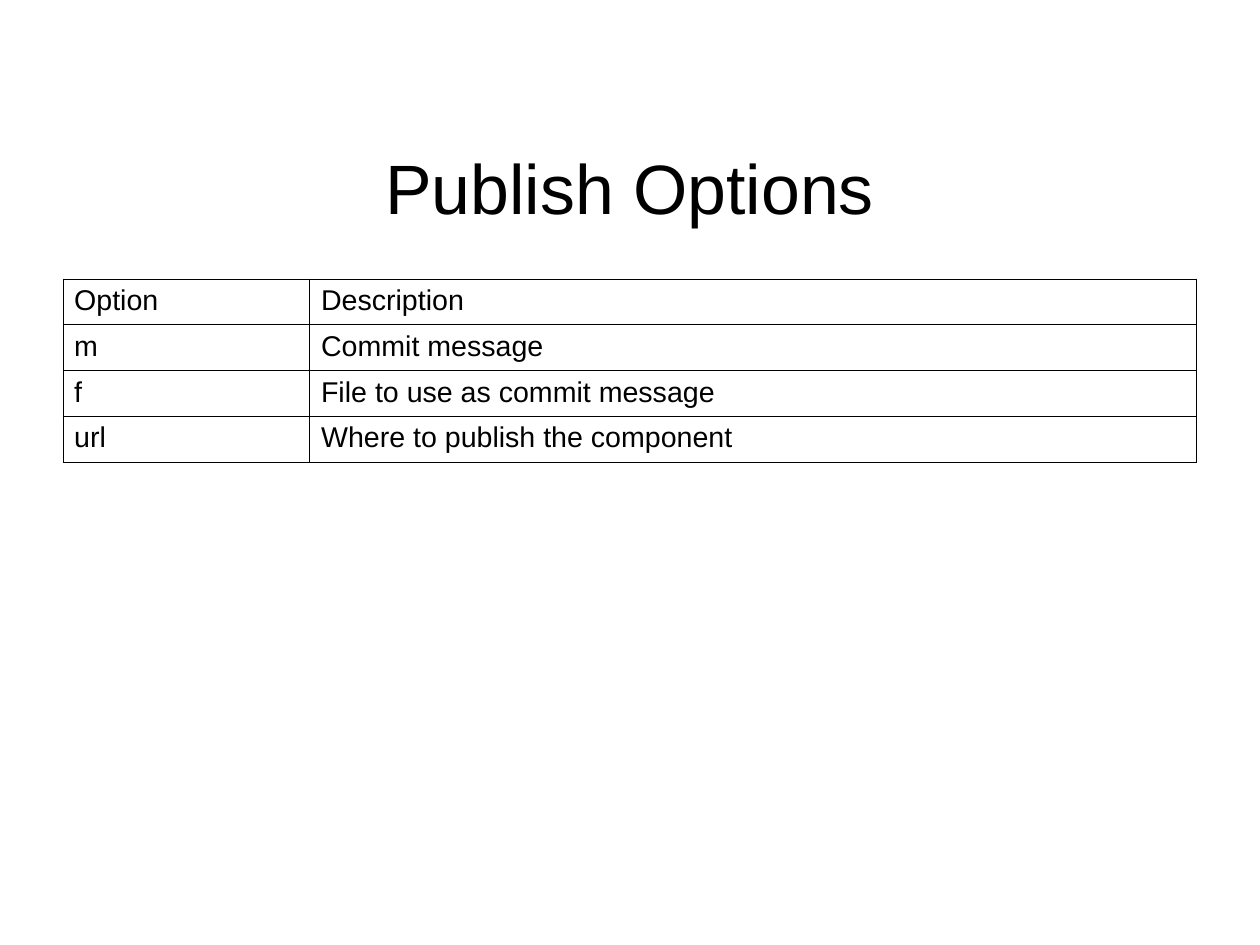
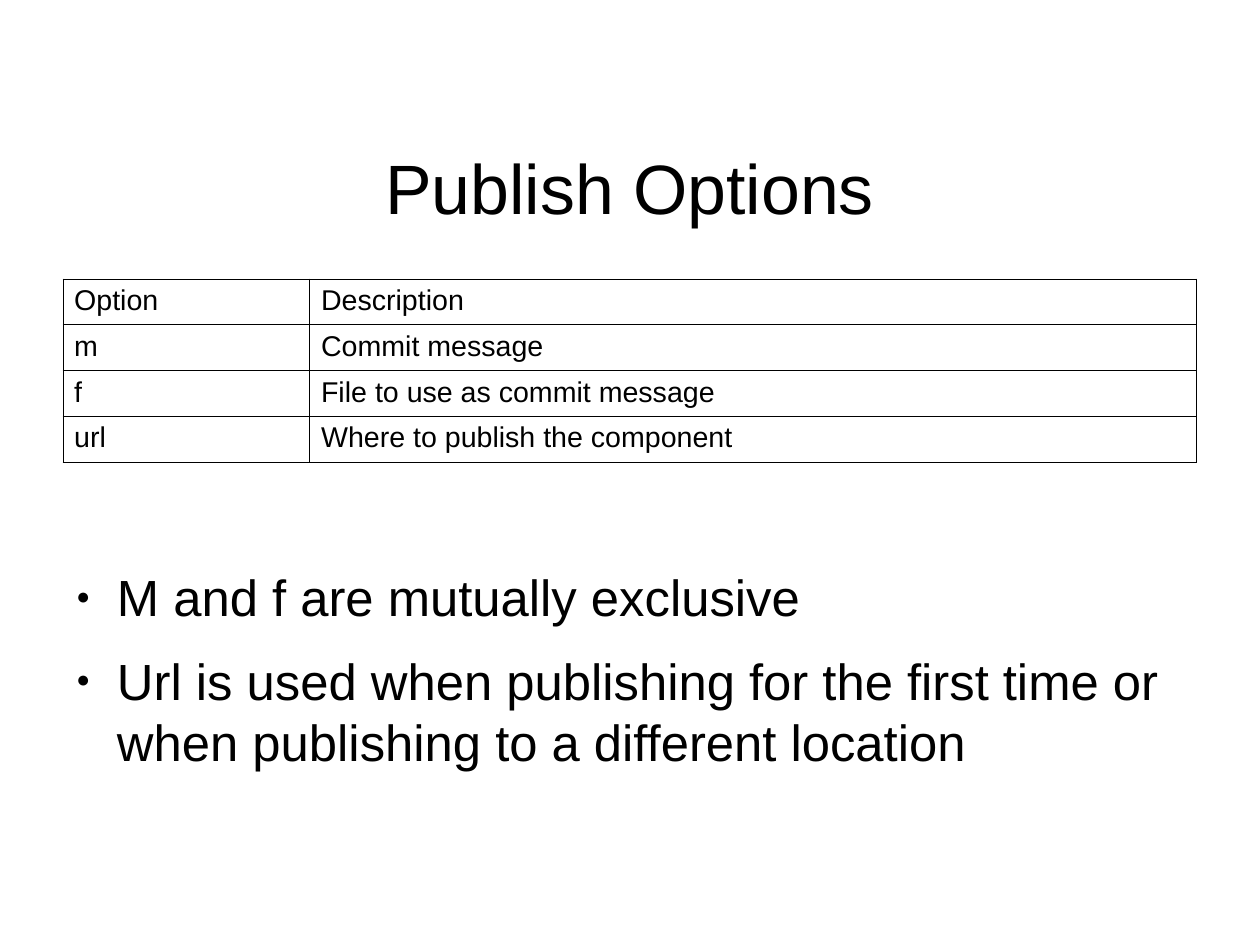
Before and after one commit to jeremiah-c-leary/hdl-component-manager, a slide deck: slide 16 of docs/presentations/hdl-component-manager.odp (slide 15 before the commit). Drawn at 1260x945 pixels with LibreOffice and Linux fonts; fonts in the diff are those of the drawing; background and template pictures are left out. Boxes give left, top, right and bottom in pixels: in the first picture for what was removed or moved away, otherwise in the second. Text is boxed around its words. In the diff, an @@ line names an element or a change of style, - is before the commit and + after.

```diff
--- a/docs/presentations/hdl-component-manager.odp
+++ b/docs/presentations/hdl-component-manager.odp
@@ text added at [117, 579, 1158, 771], 32 pt, text #000000 @@
+● M and f are mutually exclusive
+● Url is used when publishing for the first time or when publishing to a different location
```
Also in this commit, not shown: 5 other slides changed, 4 slides added, 4 other files.
